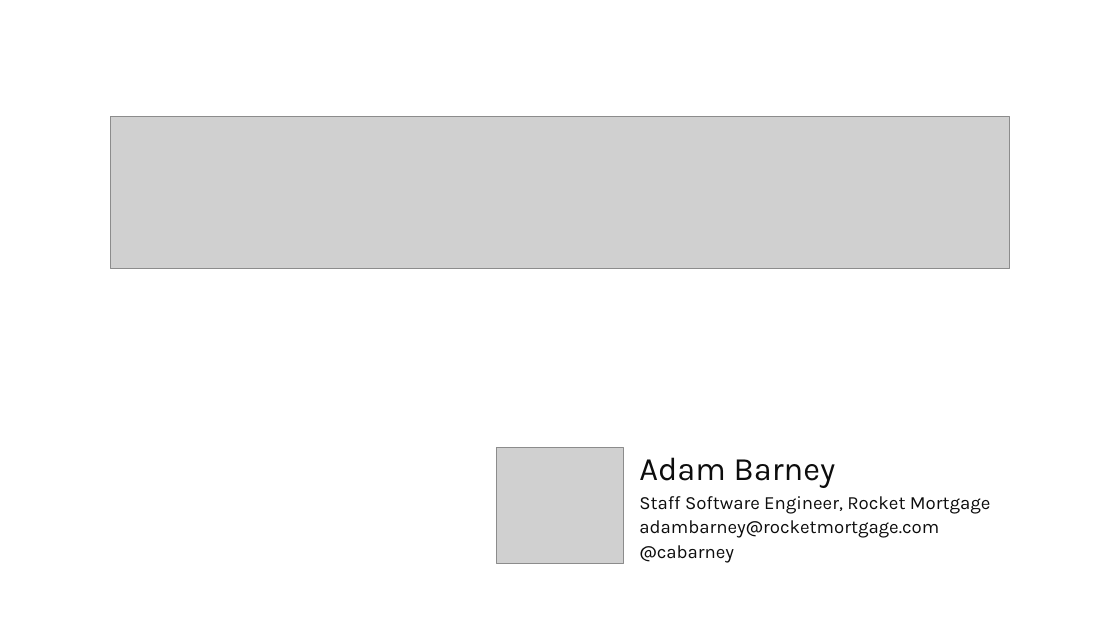
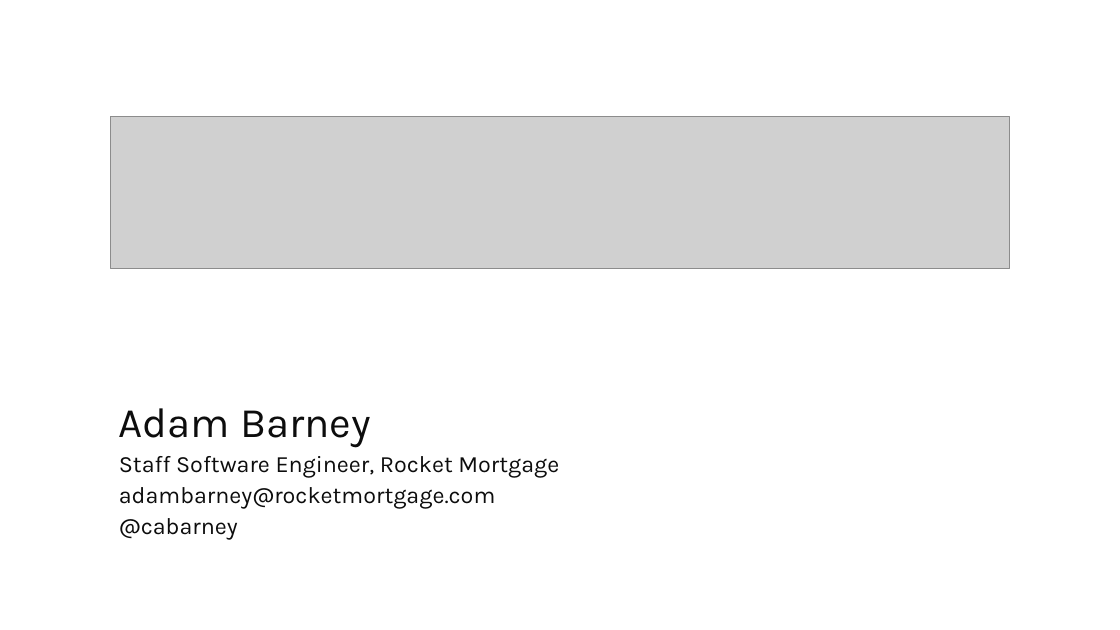
Before and after one commit to cabarney/dev-containers, a slide deck: slide 2 of Press Button, Get Development Environment.pptx. Drawn at 1120x630 pixels with LibreOffice and Linux fonts; fonts in the diff are those of the drawing; grey boxes stand for pictures; background and template pictures are left out. Boxes give left, top, right and bottom in pixels: in the first picture for what was removed or moved away, otherwise in the second. Text is boxed around its words. In the diff, an @@ line names an element or a change of style, - is before the commit and + after.

```diff
--- a/Press Button, Get Development Environment.pptx
+++ b/Press Button, Get Development Environment.pptx
@@ text "Adam Barney" moved from (x1=639, y1=457, x2=836, y2=488) to (x1=119, y1=408, x2=371, y2=448) @@
@@ text "Adam Barney" at (x1=119, y1=408, x2=371, y2=448): size 28 to 36 pt @@
@@ text "Staff Software Engineer, Rocket Mortgage" moved from (x1=639, y1=496, x2=990, y2=514) to (x1=119, y1=456, x2=559, y2=477) @@
@@ picture removed at (x1=497, y1=448, x2=623, y2=564) @@
@@ size 16 to 20 pt in 3 elements at (x1=119, y1=518, x2=238, y2=539), (x1=119, y1=456, x2=559, y2=477), (x1=119, y1=487, x2=495, y2=508) @@
@@ text "adambarney@rocketmortgage.com" moved from (x1=639, y1=520, x2=939, y2=538) to (x1=119, y1=487, x2=495, y2=508) @@
@@ text "@cabarney" moved from (x1=639, y1=545, x2=734, y2=563) to (x1=119, y1=518, x2=238, y2=539) @@
```
Also in this commit, not shown: 2 other slides changed, 1 other file.
